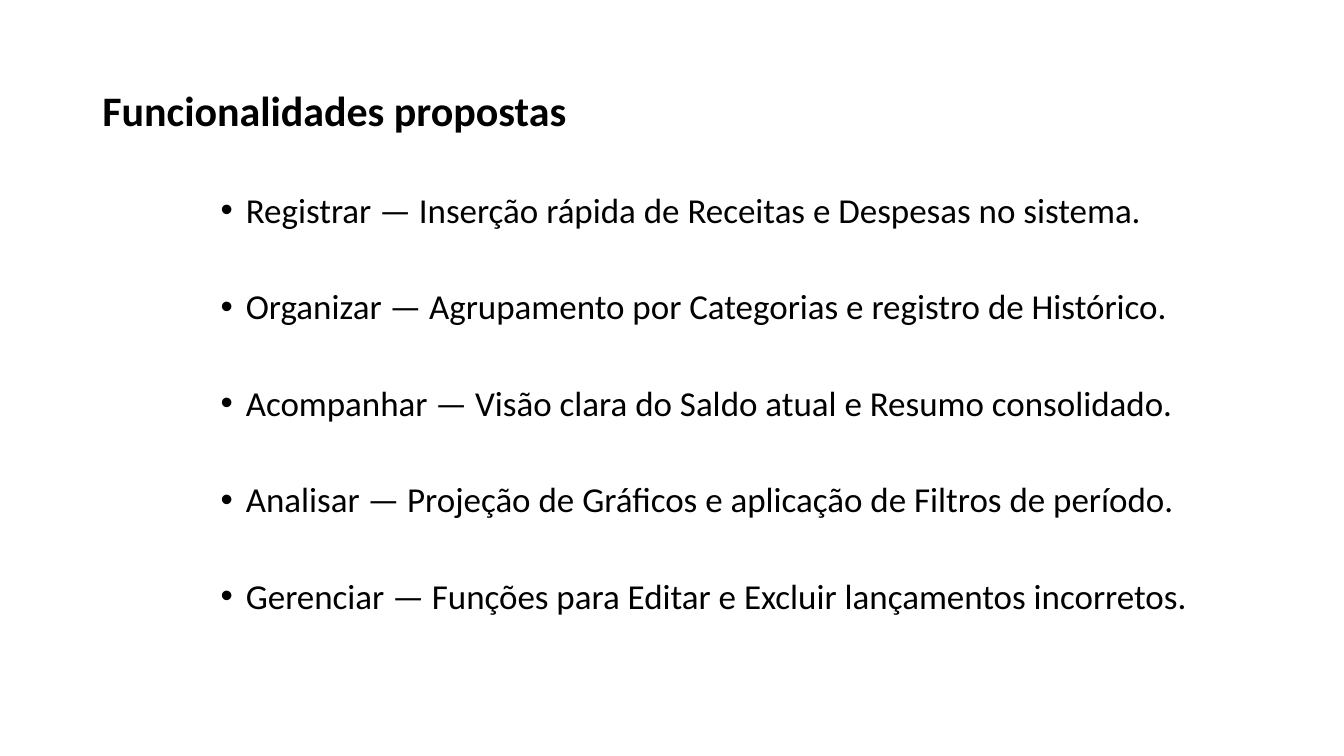
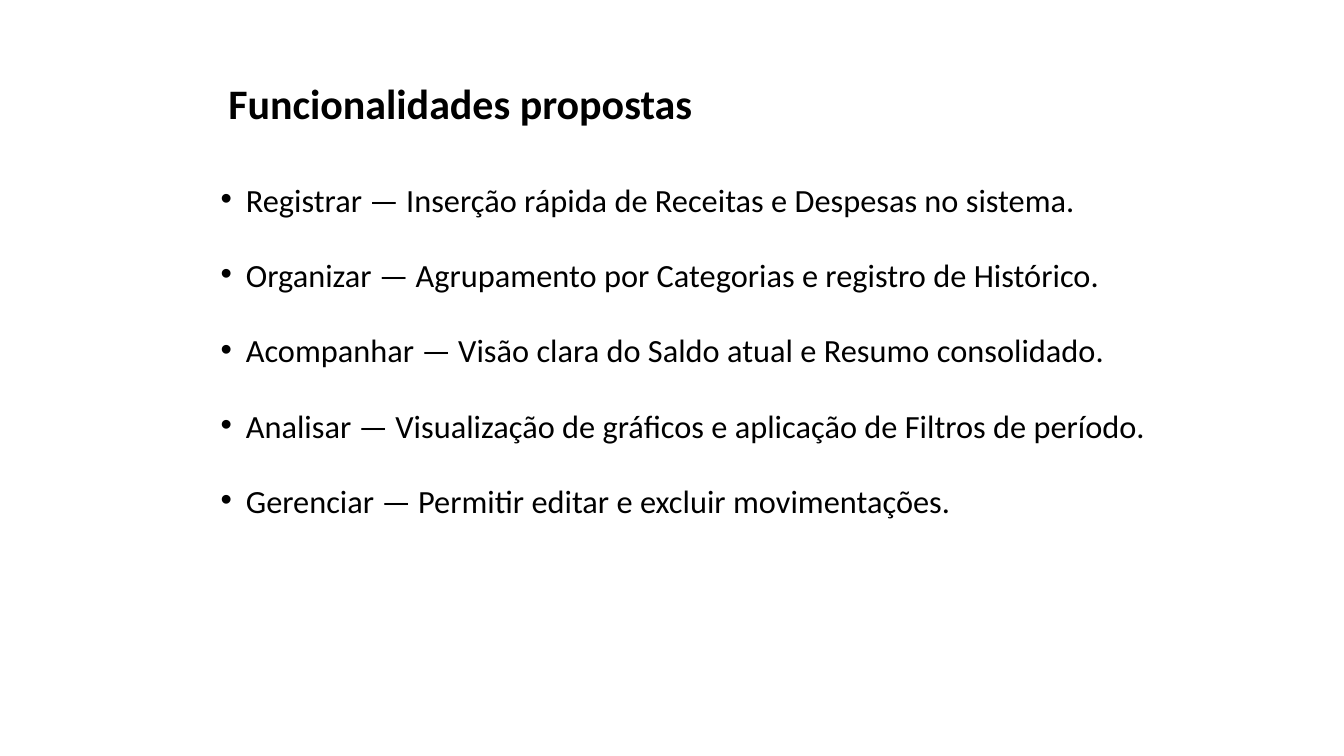
Before and after one commit to ltos2105-debug/Valora, a slide deck: slide 7 of 03-Documentos/VALORA (1).pptx. Drawn at 1344x756 pixels with LibreOffice and Linux fonts; fonts in the diff are those of the drawing; background and template pictures are left out. Boxes give left, top, right and bottom in pixels: in the first picture for what was removed or moved away, otherwise in the second. Text is boxed around its words. In the diff, an @@ line names an element or a change of style, - is before the commit and + after.

```diff
--- a/03-Documentos/VALORA (1).pptx
+++ b/03-Documentos/VALORA (1).pptx
@@ title "Funcionalidades propostas": place and size @@
-title "Funcionalidades propostas" at bbox=[102, 96, 566, 133]
+title "Funcionalidades propostas" at bbox=[228, 89, 692, 126]
@@ text at bbox=[246, 189, 1104, 368]: size 25 to 23.1 pt in "Registrar — Inserção rápida de Receitas e ...", "Organizar — Agrupamento por Categorias e registro ...", "Acompanhar — Visão clara do Saldo atual ..."; line spacing 0.9 to 0.7 @@
@@ text at bbox=[246, 415, 1145, 519]: text changed; size 25 to 23.1 pt @@
-  • Analisar — Projeção de Gráficos e aplicação de Filtros de período.
-  • Gerenciar — Funções para Editar e Excluir lançamentos incorretos.
+  • Analisar — Visualização de gráficos e aplicação de Filtros de período.
+  • Gerenciar — Permitir editar e excluir movimentações.
```
Also in this commit, not shown: 8 other slides changed, 1 slide added, 1 slide removed.
